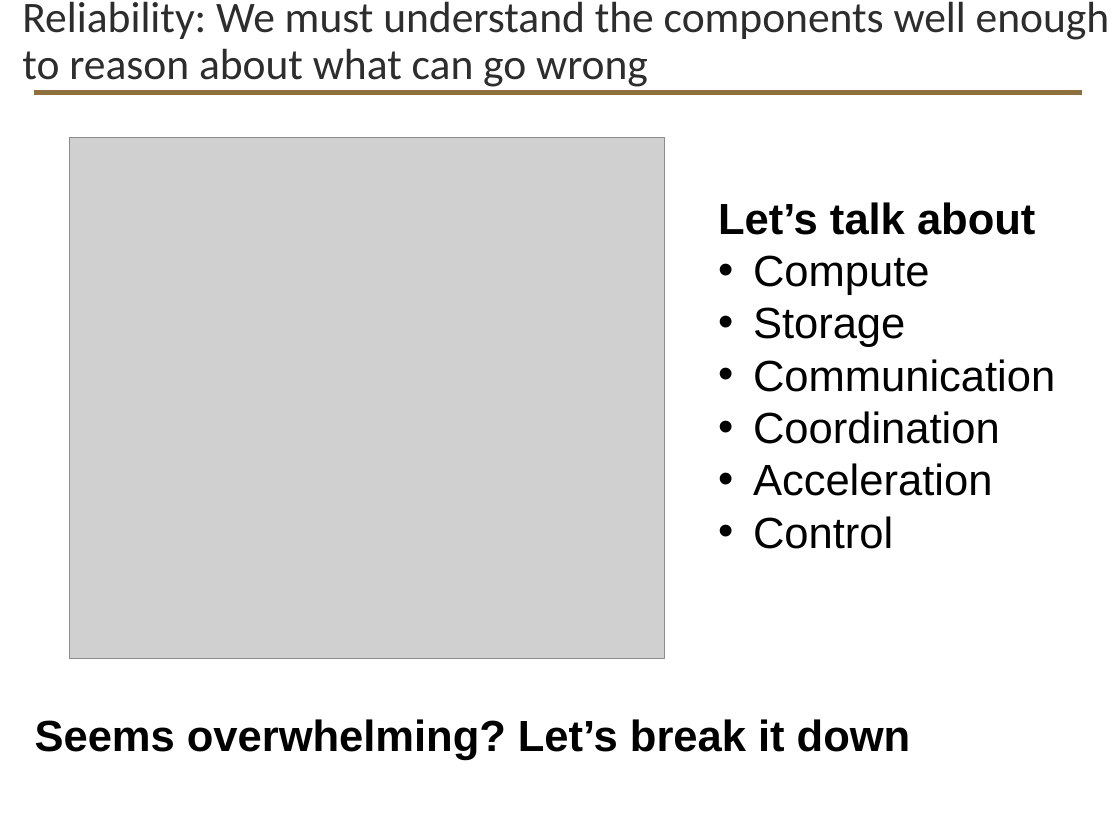
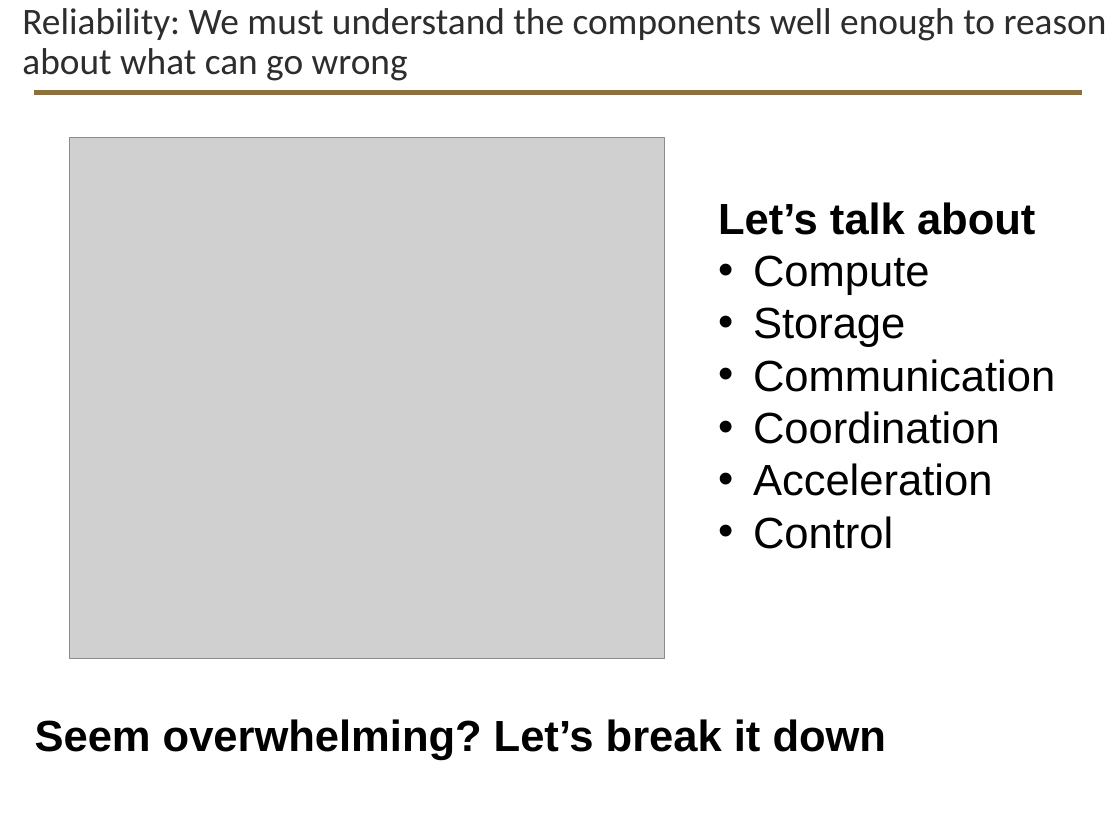
Before and after one commit to davisjam/model-based-agentic-software-engineering, a slide deck: slide 5 of course/lectures/act-3-software-in-the-world/04-performance-and-reliability/3-4-Performance-and-Reliability-2-Reliability-Engineering.pptx (slide 4 before the commit). Drawn at 1120x840 pixels with LibreOffice and Linux fonts; fonts in the diff are those of the drawing; grey boxes stand for pictures; background and template pictures are left out. Boxes give left, top, right and bottom in pixels: in the first picture for what was removed or moved away, otherwise in the second. Text is boxed around its words. In the diff, an @@ line names an element or a change of style, - is before the commit and + after.

```diff
--- a/course/lectures/act-3-software-in-the-world/04-performance-and-reliability/3-4-Performance-and-Reliability-2-Reliability-Engineering.pptx
+++ b/course/lectures/act-3-software-in-the-world/04-performance-and-reliability/3-4-Performance-and-Reliability-2-Reliability-Engineering.pptx
@@ title "Reliability: We must understand the ..." at <box>22,8,1107,81</box>: size 28 to 24 pt @@
@@ text at <box>35,719,887,760</box>: text changed @@
-Seems overwhelming? Let’s break it down
+Seem overwhelming? Let’s break it down
```
Also in this commit, not shown: 19 other slides changed, 7 slides added, 52 slides removed.
